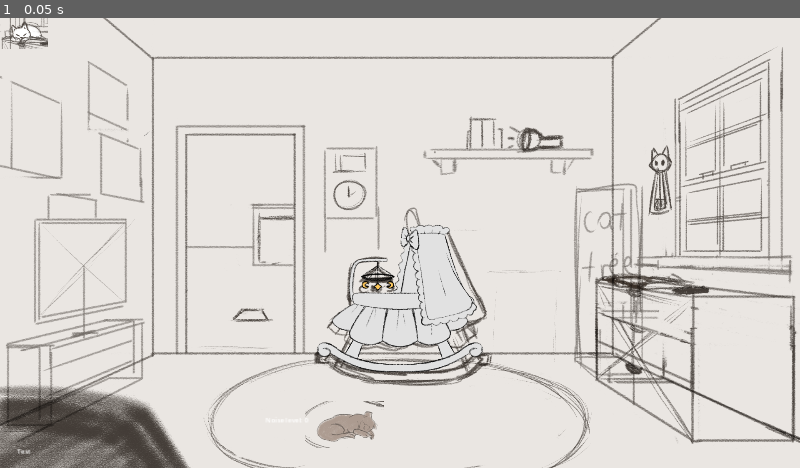
Above: before the commit, frame 1.
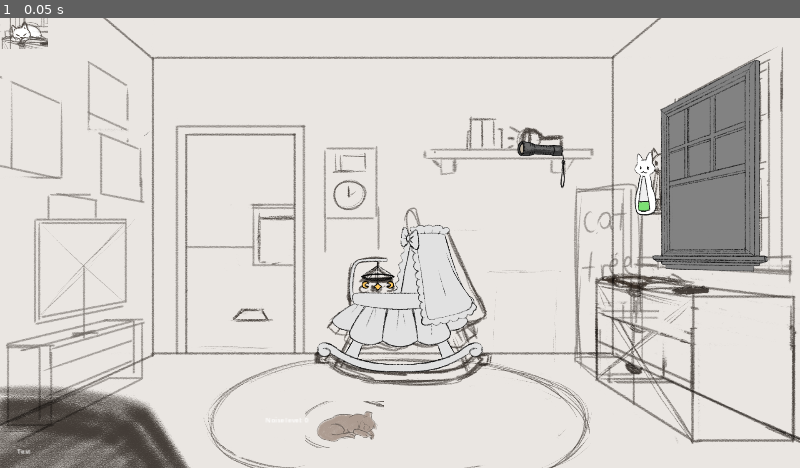
Above: after the commit, the same moment.

Repository: Kadema-FK/Don-t-wake-them-up
Game: Godot game, scene res://Scenes/don't wake her up.tscn
The game is run twice, just before and just after one commit, with the same random seed, the same clock (stepped at 60 frames per second) and the same inputs.
Inputs:
- Up to frame 1 (0.05 s): no input

The runs differ from the first frame. In frame 1, 5.3% of the frame differs, in the area x 64-96%, y 9-57%.

Commit message:
Working window, working boogeyman,

Diff:
--- a/Scenes/boogeyman_obs.tscn
+++ b/Scenes/boogeyman_obs.tscn
@@ -1,6 +1,79 @@
-[gd_scene load_steps=2 format=3 uid="uid://dxpxwij74ak1r"]
+[gd_scene load_steps=7 format=3 uid="uid://dxpxwij74ak1r"]
 
 [ext_resource type="Script" path="res://Scripts/boogeyman_obs.gd" id="1_6w8am"]
+[ext_resource type="Texture2D" uid="uid://cmc0glg57pybl" path="res://Assets/Images/Obstacles/boogeyman/torchlight/torch.png" id="2_qgxhn"]
+[ext_resource type="Texture2D" uid="uid://we0hh13ka34w" path="res://Assets/Images/Obstacles/boogeyman/torchlight/torch_acive.png" id="4_28cv5"]
+[ext_resource type="Texture2D" uid="uid://dglmyyldgd2rb" path="res://Assets/Images/Obstacles/boogeyman/boogeyman_1.png" id="4_v6lwp"]
+[ext_resource type="Texture2D" uid="uid://5b074fgkc522" path="res://Assets/Images/Obstacles/boogeyman/boogeyman_2.png" id="5_ks82l"]
+
+[sub_resource type="SpriteFrames" id="SpriteFrames_5exim"]
+animations = [{
+"frames": [{
+"duration": 1.0,
+"texture": null
+}],
+"loop": true,
+"name": &"0",
+"speed": 5.0
+}, {
+"frames": [{
+"duration": 1.0,
+"texture": ExtResource("4_v6lwp")
+}],
+"loop": true,
+"name": &"1",
+"speed": 5.0
+}, {
+"frames": [{
+"duration": 1.0,
+"texture": ExtResource("5_ks82l")
+}],
+"loop": true,
+"name": &"2",
+"speed": 5.0
+}]
 
 [node name="boogeyman_obs" type="Node2D"]
 script = ExtResource("1_6w8am")
+
+[node name="Timer" type="Timer" parent="."]
+wait_time = 5.0
+
+[node name="Boogy_run" type="Timer" parent="."]
+
+[node name="Torch" type="Sprite2D" parent="."]
+position = Vector2(960, 540)
+texture = ExtResource("2_qgxhn")
+
+[node name="Area2D" type="Area2D" parent="Torch"]
+position = Vector2(-960, -540)
+
+[node name="CollisionPolygon2D" type="CollisionPolygon2D" parent="Torch/Area2D"]
+polygon = PackedVector2Array(1259, 359, 1220, 338, 1215, 301, 1239, 278, 1287, 272, 1347, 279, 1386, 297, 1380, 354, 1336, 364)
+
+[node name="TorchAcive" type="Sprite2D" parent="."]
+visible = false
+position = Vector2(125, 200)
+texture = ExtResource("4_28cv5")
+
+[node name="RayCast2D" type="RayCast2D" parent="TorchAcive"]
+position = Vector2(19, 181)
+target_position = Vector2(-2, -360)
+collide_with_areas = true
+collide_with_bodies = false
+
+[node name="Boogeyman" type="AnimatedSprite2D" parent="."]
+position = Vector2(960, 540)
+sprite_frames = SubResource("SpriteFrames_5exim")
+animation = &"0"
+
+[node name="Boogey_Area2D" type="Area2D" parent="Boogeyman"]
+
+[node name="CollisionPolygon2D" type="CollisionPolygon2D" parent="Boogeyman/Boogey_Area2D"]
+position = Vector2(-5, 2)
+polygon = PackedVector2Array(-83, 182, -169, 202, -222, 234, -240, 289, -198, 338, -111, 346, -15, 351, 123, 345, 194, 331, 270, 302, 289, 238, 247, 198, 165, 188, 37, 182)
+
+[connection signal="timeout" from="Timer" to="." method="_on_timer_timeout"]
+[connection signal="timeout" from="Boogy_run" to="." method="_on_boogy_run_timeout"]
+[connection signal="mouse_entered" from="Torch/Area2D" to="." method="_on_area_2d_mouse_entered"]
+[connection signal="mouse_exited" from="Torch/Area2D" to="." method="_on_area_2d_mouse_exited"]
--- a/Scenes/don't wake her up.tscn
+++ b/Scenes/don't wake her up.tscn
@@ -43,12 +43,9 @@
 
 [node name="Window" parent="." instance=ExtResource("3_ecayh")]
 process_mode = 1
-position = Vector2(1556, 170)
-scale = Vector2(2.28, 2.28)
 
 [node name="Boogeyman" parent="." instance=ExtResource("4_yshmp")]
 process_mode = 1
-position = Vector2(1006, 730)
 
 [node name="Cat" parent="." instance=ExtResource("5_tt8u4")]
 process_mode = 1
--- a/Scenes/window_obs.tscn
+++ b/Scenes/window_obs.tscn
@@ -1,102 +1,58 @@
-[gd_scene load_steps=9 format=3 uid="uid://cwkx4xqfoj1tr"]
+[gd_scene load_steps=10 format=3 uid="uid://cwkx4xqfoj1tr"]
 
 [ext_resource type="Script" path="res://Scripts/window_obs.gd" id="1_8r6so"]
-[ext_resource type="Texture2D" uid="uid://mbsq8jaq4woj" path="res://Assets/Images/Obstacles/window.jpg" id="2_27rtw"]
+[ext_resource type="Texture2D" uid="uid://2s22ynv5nbq8" path="res://Assets/Images/Obstacles/window/window_closed.png" id="2_gv51a"]
+[ext_resource type="Texture2D" uid="uid://ctfagxwgry61k" path="res://Assets/Images/Obstacles/window/window_open.png" id="3_d5v4b"]
+[ext_resource type="Texture2D" uid="uid://5ui7tqaqo8e5" path="res://Assets/Images/Obstacles/window/weewoo.png" id="5_0iwuh"]
+[ext_resource type="Texture2D" uid="uid://dx53nhj25saw6" path="res://Assets/Images/Obstacles/window/termometer/hot_temp.png" id="5_5jlmx"]
+[ext_resource type="Texture2D" uid="uid://bkm23cdthj0bk" path="res://Assets/Images/Obstacles/window/termometer/normal_temp.png" id="6_d046c"]
+[ext_resource type="Texture2D" uid="uid://b60vejcyatyme" path="res://Assets/Images/Obstacles/window/termometer/warm_temp.png" id="7_gqn2v"]
 
 [sub_resource type="SpriteFrames" id="SpriteFrames_dls04"]
 animations = [{
 "frames": [{
 "duration": 1.0,
-"texture": null
+"texture": ExtResource("2_gv51a")
 }],
 "loop": true,
 "name": &"closed",
 "speed": 5.0
 }, {
-"frames": [],
-"loop": true,
-"name": &"default",
-"speed": 5.0
-}, {
 "frames": [{
 "duration": 1.0,
-"texture": null
+"texture": ExtResource("3_d5v4b")
 }],
 "loop": true,
 "name": &"open",
 "speed": 5.0
 }]
 
-[sub_resource type="Animation" id="Animation_vqcfe"]
-resource_name = "0"
-
-[sub_resource type="Animation" id="Animation_jmyex"]
-resource_name = "2"
-length = 1.2
-loop_mode = 1
-tracks/0/type = "value"
-tracks/0/imported = false
-tracks/0/enabled = true
-tracks/0/path = NodePath(".:rotation")
-tracks/0/interp = 1
-tracks/0/loop_wrap = true
-tracks/0/keys = {
-"times": PackedFloat32Array(0, 0.3, 0.6, 0.9),
-"transitions": PackedFloat32Array(1, 1, 1, 1),
-"update": 0,
-"values": [0.0, 0.122173, 0.0, -0.122173]
-}
-
-[sub_resource type="Animation" id="Animation_tpkdx"]
-resource_name = "3"
-loop_mode = 1
-tracks/0/type = "value"
-tracks/0/imported = false
-tracks/0/enabled = true
-tracks/0/path = NodePath(".:scale")
-tracks/0/interp = 1
-tracks/0/loop_wrap = true
-tracks/0/keys = {
-"times": PackedFloat32Array(0, 0.5),
-"transitions": PackedFloat32Array(1, 1),
-"update": 0,
-"values": [Vector2(1, 1), Vector2(1.115, 1.115)]
-}
-
-[sub_resource type="Animation" id="Animation_lvcdx"]
-length = 0.001
-tracks/0/type = "value"
-tracks/0/imported = false
-tracks/0/enabled = true
-tracks/0/path = NodePath(".:rotation")
-tracks/0/interp = 1
-tracks/0/loop_wrap = true
-tracks/0/keys = {
-"times": PackedFloat32Array(0),
-"transitions": PackedFloat32Array(1),
-"update": 0,
-"values": [0.122173]
-}
-tracks/1/type = "value"
-tracks/1/imported = false
-tracks/1/enabled = true
-tracks/1/path = NodePath(".:scale")
-tracks/1/interp = 1
-tracks/1/loop_wrap = true
-tracks/1/keys = {
-"times": PackedFloat32Array(0),
-"transitions": PackedFloat32Array(1),
-"update": 0,
-"values": [Vector2(1, 1)]
-}
-
-[sub_resource type="AnimationLibrary" id="AnimationLibrary_k0cn8"]
-_data = {
-"0": SubResource("Animation_vqcfe"),
-"2": SubResource("Animation_jmyex"),
-"3": SubResource("Animation_tpkdx"),
-"RESET": SubResource("Animation_lvcdx")
-}
+[sub_resource type="SpriteFrames" id="SpriteFrames_rdgpx"]
+animations = [{
+"frames": [{
+"duration": 1.0,
+"texture": ExtResource("5_5jlmx")
+}],
+"loop": true,
+"name": &"hot",
+"speed": 5.0
+}, {
+"frames": [{
+"duration": 1.0,
+"texture": ExtResource("6_d046c")
+}],
+"loop": true,
+"name": &"normal",
+"speed": 5.0
+}, {
+"frames": [{
+"duration": 1.0,
+"texture": ExtResource("7_gqn2v")
+}],
+"loop": true,
+"name": &"warm",
+"speed": 5.0
+}]
 
 [node name="Window" type="Node2D"]
 script = ExtResource("1_8r6so")
@@ -104,18 +60,7 @@
 [node name="AnimatedSprite2D" type="AnimatedSprite2D" parent="."]
 position = Vector2(960, 540)
 sprite_frames = SubResource("SpriteFrames_dls04")
-animation = &"closed"
-
-[node name="Window_sprite" type="Sprite2D" parent="."]
-visible = false
-position = Vector2(71, 78)
-rotation = 0.122173
-texture = ExtResource("2_27rtw")
-
-[node name="AnimationPlayer" type="AnimationPlayer" parent="Window_sprite"]
-libraries = {
-"": SubResource("AnimationLibrary_k0cn8")
-}
+animation = &"open"
 
 [node name="Area2D" type="Area2D" parent="."]
 
@@ -126,6 +71,20 @@
 [node name="Timer" type="Timer" parent="."]
 wait_time = 5.0
 
+[node name="Weewoo" type="Sprite2D" parent="."]
+visible = false
+position = Vector2(960, 540)
+texture = ExtResource("5_0iwuh")
+
+[node name="Termometer" type="AnimatedSprite2D" parent="."]
+position = Vector2(960, 540)
+sprite_frames = SubResource("SpriteFrames_rdgpx")
+animation = &"normal"
+
+[node name="temp_timer" type="Timer" parent="."]
+wait_time = 5.0
+
 [connection signal="mouse_entered" from="Area2D" to="." method="_on_area_2d_mouse_entered"]
 [connection signal="mouse_exited" from="Area2D" to="." method="_on_area_2d_mouse_exited"]
 [connection signal="timeout" from="Timer" to="." method="_on_timer_timeout"]
+[connection signal="timeout" from="temp_timer" to="." method="_on_temp_timer_timeout"]
--- a/Scripts/boogeyman_obs.gd
+++ b/Scripts/boogeyman_obs.gd
@@ -1,5 +1,8 @@
 extends Node
-
+var mouse_in = false
+var torch_active = false
+var state = 0
+var noise_level = 0
 
 # Called when the node enters the scene tree for the first time.
 func _ready():
@@ -8,8 +11,60 @@
 
 # Called every frame. 'delta' is the elapsed time since the previous frame.
 func _process(delta):
-	pass
+	if torch_active == true:
+		$TorchAcive.global_position = $TorchAcive.get_global_mouse_position()
+
+func _input(event):
+	if event is InputEventMouseButton:
+		if event.button_index == MOUSE_BUTTON_LEFT and event.pressed and mouse_in == true:
+			if torch_active == false:
+				torch_active = true
+				$TorchAcive/RayCast2D.enabled = true
+				$TorchAcive.visible = true
+				$Torch.visible = false
+				print("Torch is active: ", torch_active)
+		elif event.button_index == MOUSE_BUTTON_LEFT and event.pressed and torch_active == true:
+			torch_active = false
+			$TorchAcive/RayCast2D.enabled = false
+			$TorchAcive.visible = false
+			$Torch.visible = true
+			print("Torch is active: ", torch_active)
+
+func _on_area_2d_mouse_entered():
+	mouse_in = true;
+
+func _on_area_2d_mouse_exited():
+	mouse_in = false;
 
 func start():
-	print("Boogy starts");
-	pass
+	if state <= 0:
+		print("Boogy starts")
+		state = 1
+		$Timer.start()
+		$Boogy_run.start()
+
+func _on_timer_timeout():
+	if state <=3:
+		state += 1
+
+	if state == 2:
+		$Boogeyman.play("1")
+	if state >= 3:
+		$Boogeyman.play("2")
+		noise_level = 10
+
+
+func _on_boogy_run_timeout():
+	if $TorchAcive/RayCast2D.is_colliding() and $TorchAcive/RayCast2D.get_collider() == $Boogeyman/Boogey_Area2D and state >= 1:
+		print("Owwww... My eyes!!!")
+		state -= 1
+
+	if state == 0:
+		$Boogeyman.play("0")
+		$Timer.stop()
+		$Boogy_run.stop()
+	if state == 2:
+		$Boogeyman.play("1")
+
+func get_noise_level():
+	return noise_level;
--- a/Scripts/window_obs.gd
+++ b/Scripts/window_obs.gd
@@ -1,30 +1,28 @@
 extends Node2D
 var mouse_in = false
-var state = 0
+var state = 4
+var open = true
 var noise_level = 0
+var hot_level = 0
 
 # Called when the node enters the scene tree for the first time.
 func _ready():
-	return
+	$temp_timer.start()
 
 # Called every frame. 'delta' is the elapsed time since the previous frame.
 func _process(delta):
-	if state == 0 or state == 1:
-		$Window_sprite/AnimationPlayer.play("0")
-	if state == 2:
-		$Window_sprite/AnimationPlayer.play("2")
-	if state == 3:
-		$Window_sprite/AnimationPlayer.play("3")
-
+	pass
 
 func _input(event):
 	if event is InputEventMouseButton:
 		if event.button_index == MOUSE_BUTTON_LEFT and event.pressed and mouse_in == true:
-			print("State: ", state)
-			if state >= 2:
-				state = 0
-				noise_level = 0
-				$Timer.stop()
+			print("Open: ", open)
+			if open == true:
+				open = false
+				$AnimatedSprite2D.play("closed")
+			elif open == false:
+				open = true
+				$AnimatedSprite2D.play("open")
 
 func _on_area_2d_mouse_entered():
 	mouse_in = true;
@@ -35,14 +33,44 @@
 #start being an obstacle
 func start():
 	print("Window starts");
-	$Timer.start();
+	if state >= 4:
+		state = 0
+		$Timer.start()
 
 #return real noise level
 func get_noise_level():
 	return noise_level;
 
+func is_baby_hot():
+	pass
+
+
 func _on_timer_timeout():
 	state += 1
-	if state == 3:
+	if state == 2:
+		$Weewoo.visible = true
+	if state == 3 and open == true:
 		noise_level = 10
-	print("Noise: ", noise_level)
+	if state >= 4:
+		noise_level = 0
+		$Weewoo.visible = false
+		$Timer.stop()
+
+	print("Window noise: ", noise_level)
+
+
+func _on_temp_timer_timeout():
+	if open == false and hot_level <= 3:
+		hot_level += 1
+	elif open == true and hot_level > 0:
+		hot_level -= 1
+
+	print("Is baby hot: ", hot_level)
+
+	if hot_level <= 1:
+		$Termometer.play("normal")
+	if hot_level == 2:
+		$Termometer.play("warm")
+	if hot_level == 3:
+		$Termometer.play("hot")
+		noise_level = 10
Binary file added: Assets/Images/Obstacles/boogeyman/boogeyman_1.png
Not shown, added: Assets/Images/Obstacles/boogeyman/boogeyman_1.png.import
Binary file added: Assets/Images/Obstacles/boogeyman/boogeyman_2.png
Not shown, added: Assets/Images/Obstacles/boogeyman/boogeyman_2.png.import
Binary file added: Assets/Images/Obstacles/boogeyman/torchlight/torch.png
Not shown, added: Assets/Images/Obstacles/boogeyman/torchlight/torch.png.import
Binary file added: Assets/Images/Obstacles/boogeyman/torchlight/torch_acive.png
Not shown, added: Assets/Images/Obstacles/boogeyman/torchlight/torch_acive.png.import
Binary file added: Assets/Images/Obstacles/window/termometer/hot_temp.png
Not shown, added: Assets/Images/Obstacles/window/termometer/hot_temp.png.import
Binary file added: Assets/Images/Obstacles/window/termometer/normal_temp.png
Not shown, added: Assets/Images/Obstacles/window/termometer/normal_temp.png.import
(and 9 more such lines)
